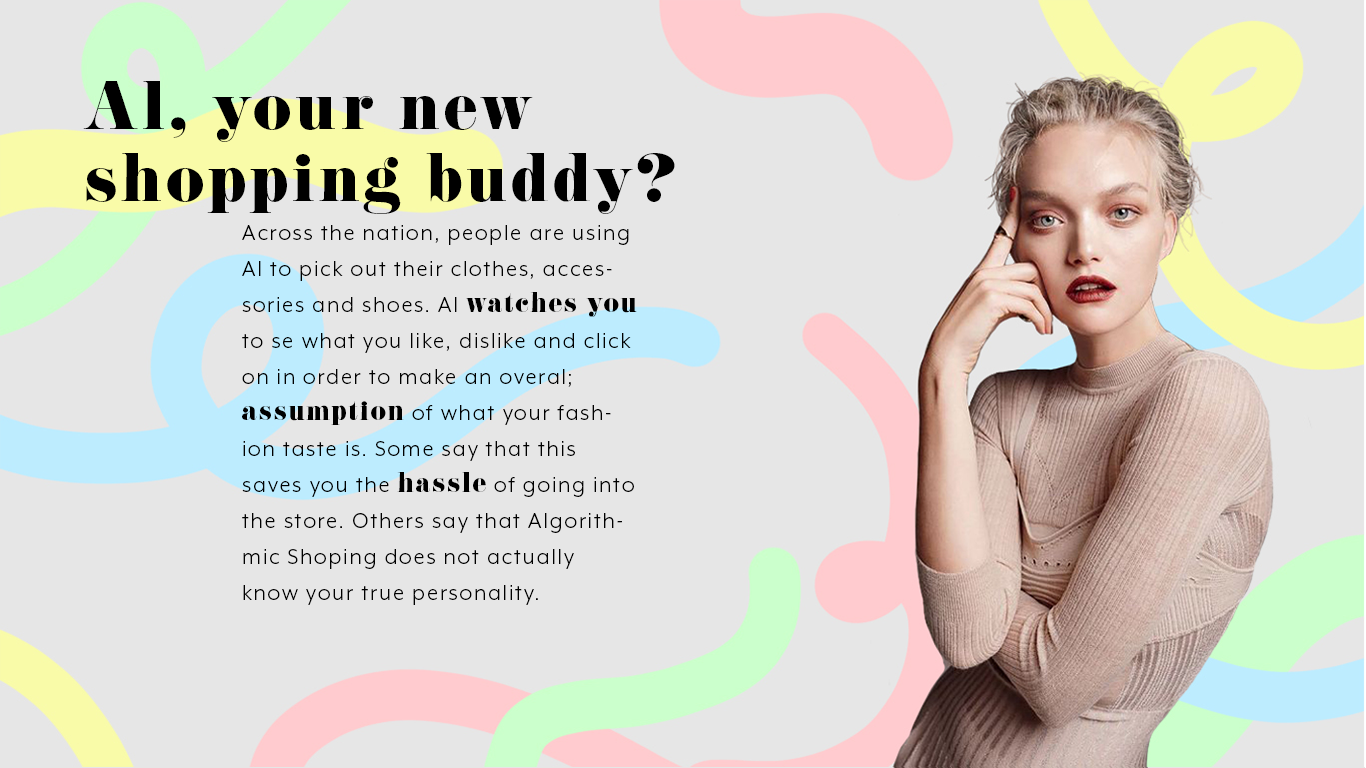
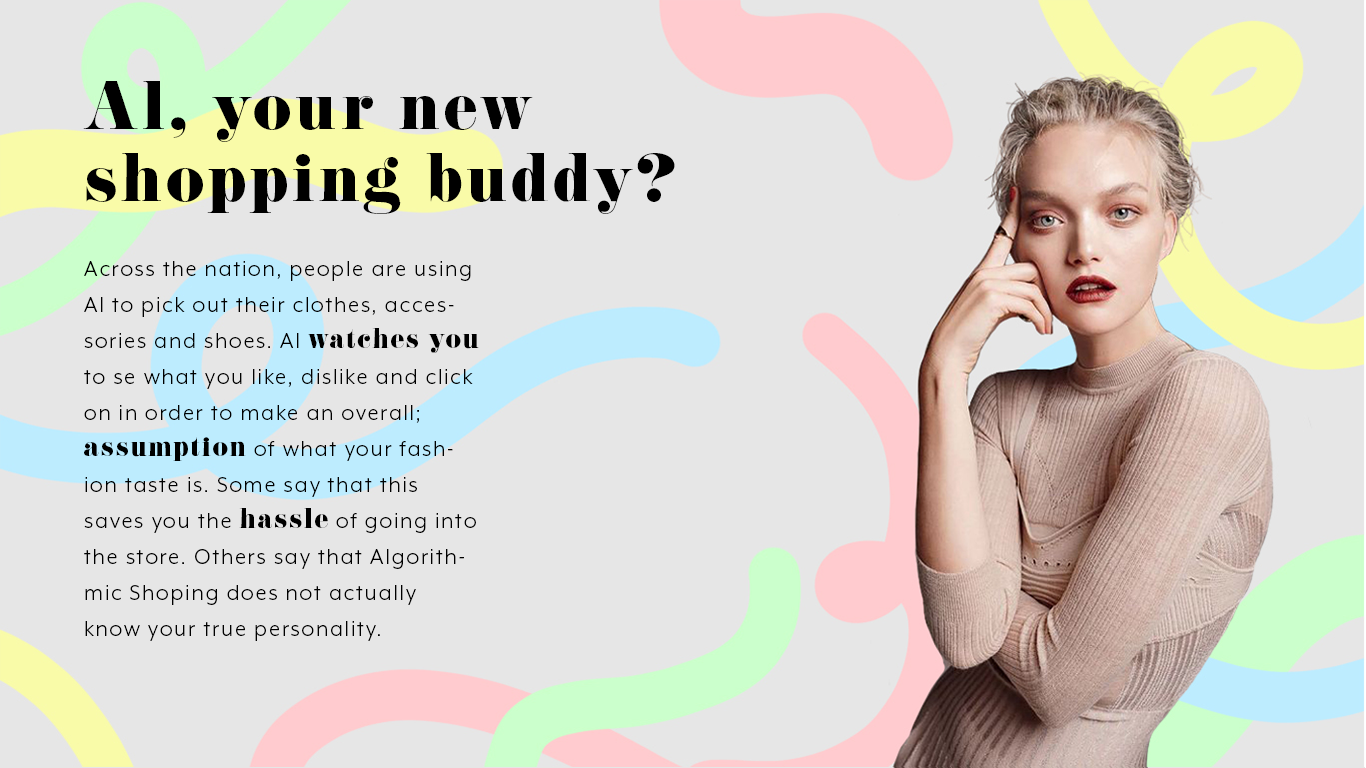
Layer changes from the first 1366 x 768 image to the second:
painted on "Across the nation, people are using Al to pick out their clothe" over [84, 225, 637, 641]
